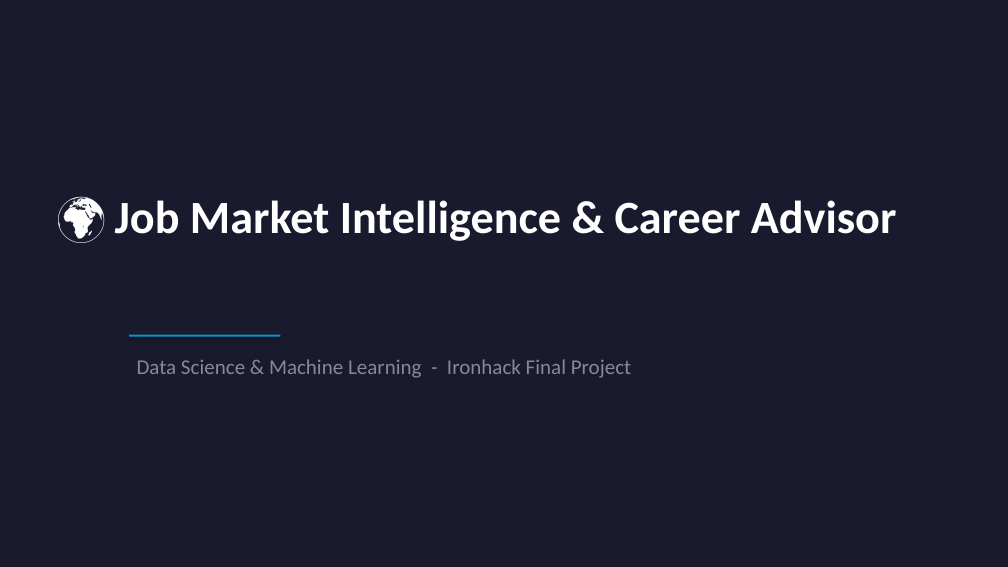
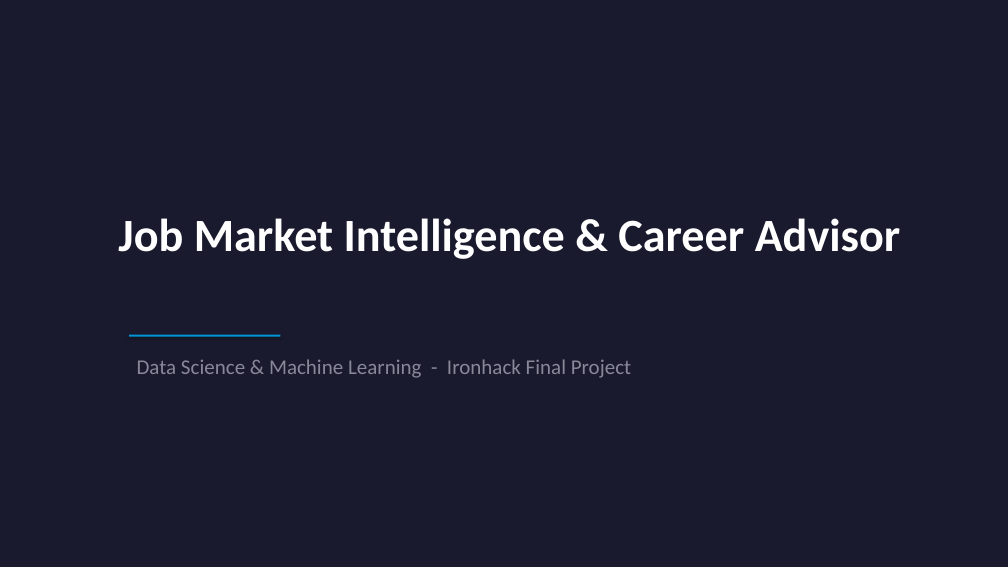
Before and after one commit to windows2t2/project-graduation, a slide deck: slide 1 of presentation_v4.pptx. Drawn at 1008x567 pixels with LibreOffice and Linux fonts; fonts in the diff are those of the drawing. Boxes give left, top, right and bottom in pixels: in the first picture for what was removed or moved away, otherwise in the second. Text is boxed around its words. In the diff, an @@ line names an element or a change of style, - is before the commit and + after.

```diff
--- a/presentation_v4.pptx
+++ b/presentation_v4.pptx
@@ text at bbox=[118, 218, 901, 259]: text changed @@
-🌍 Job Market Intelligence & Career Advisor
+Job Market Intelligence & Career Advisor
```
Also in this commit, not shown: 4 other slides changed, 1 slide added, 1 slide removed.
